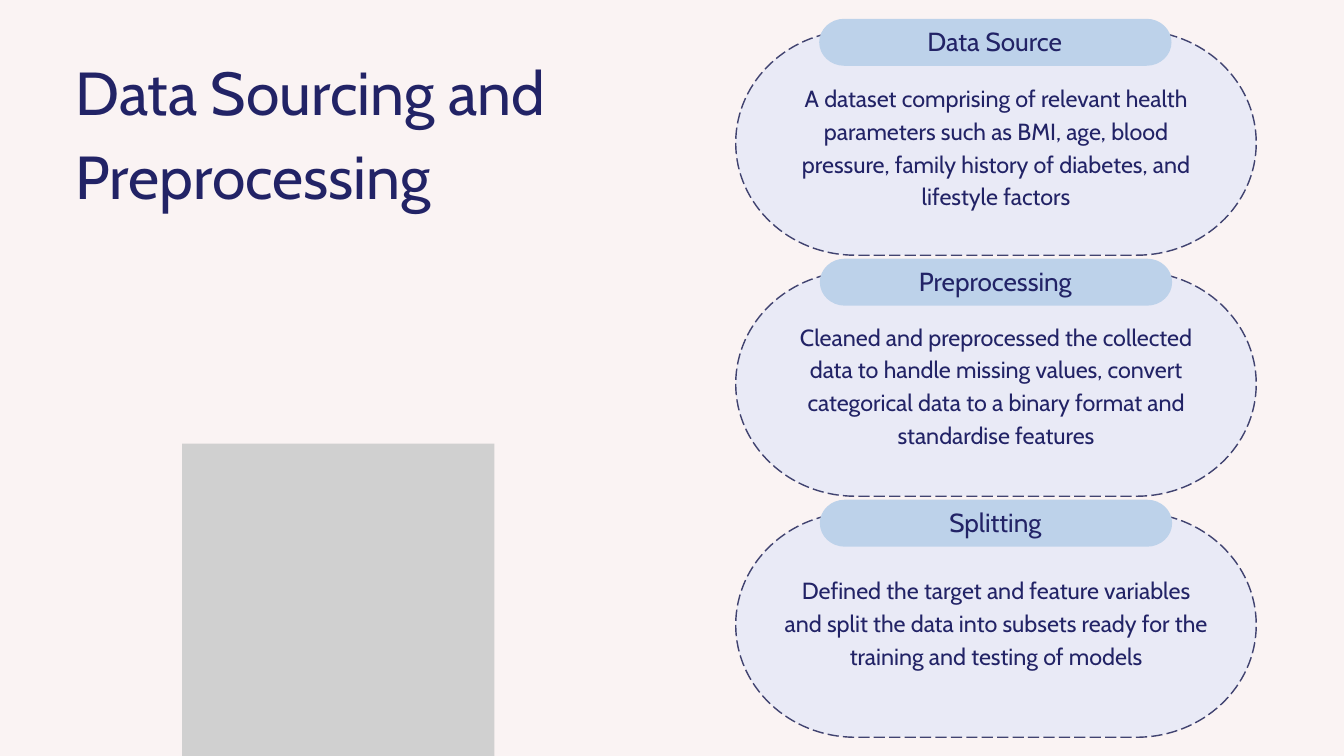
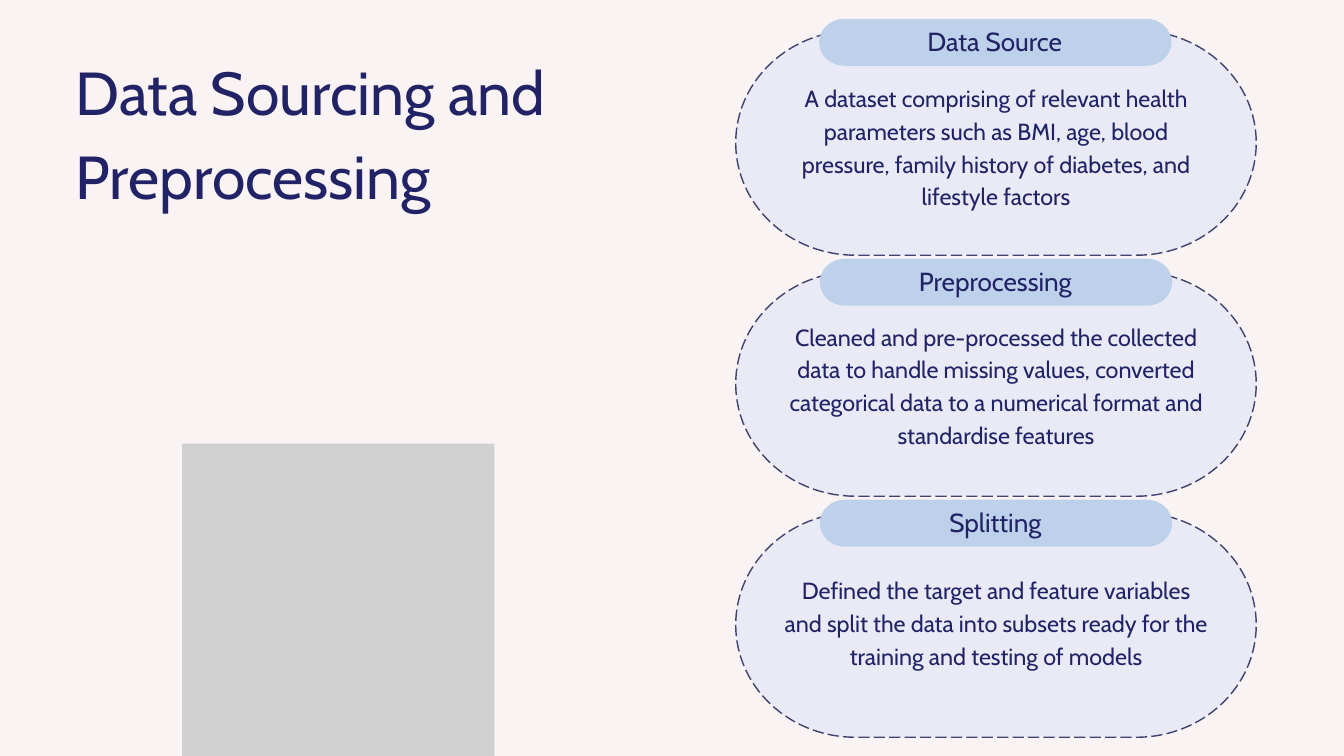
Before and after one commit to bernardtse/diabetes-prediction, a slide deck: slide 3 of presentation/presentation.pptx. Drawn at 1344x756 pixels with LibreOffice and Linux fonts; fonts in the diff are those of the drawing; grey boxes stand for pictures. Boxes give left, top, right and bottom in pixels: in the first picture for what was removed or moved away, otherwise in the second. Text is boxed around its words. In the diff, an @@ line names an element or a change of style, - is before the commit and + after.

```diff
--- a/presentation/presentation.pptx
+++ b/presentation/presentation.pptx
@@ text at bbox=[790, 328, 1202, 445]: text changed @@
-Cleaned and preprocessed the collected data to handle missing values, convert categorical data to a binary format and standardise features
+Cleaned and pre-processed the collected data to handle missing values, converted categorical data to a numerical format and standardise features
```
Also in this commit, not shown: 4 other slides changed, 7 other files.
